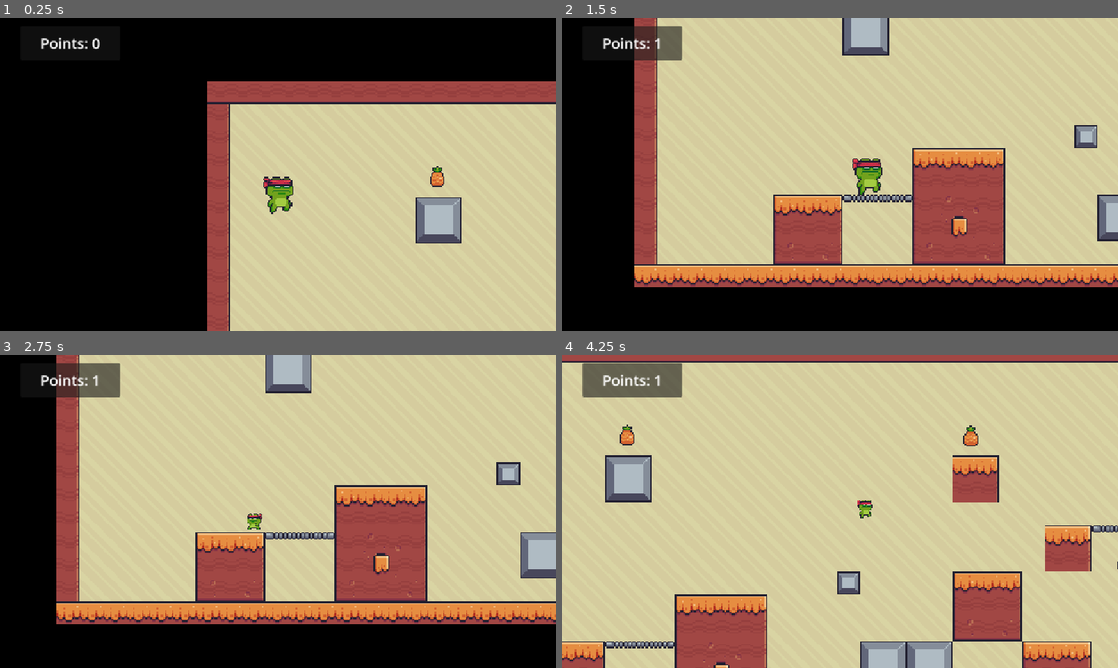
Above: before the commit, frames 1-4 (two rows, left to right).
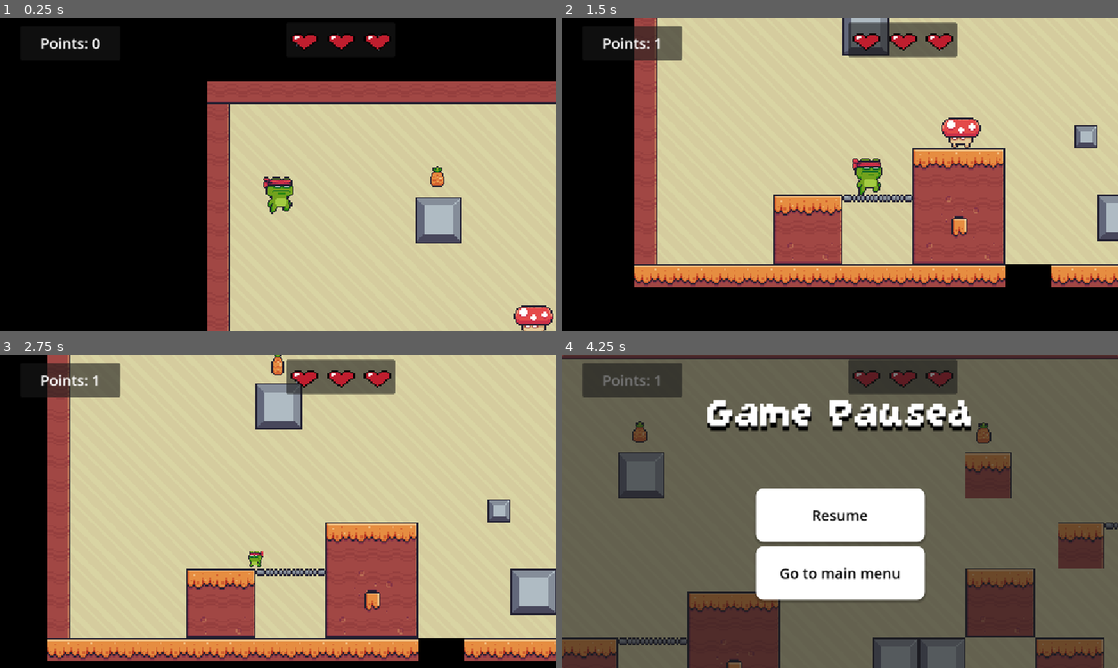
Above: after the commit, the same moments.

Repository: Nourcova/GDC_final_project
Game: Godot game, scene res://scenes/levels/Level_2.tscn
Two runs of this game, one before a commit and one after it. Both use one fixed random seed, a clock stepped at 60 frames per second and the inputs below. This scene is started directly instead of the project's main scene.
Inputs:
- Up to frame 1 (0.25 s): no input
- Up to frame 2 (1.5 s): hold Ctrl 0.53-1.28 s; hold Right (ui_right) from 0.53 s (still down); tap Keypad Enter (ui_accept) at 0.77 s; tap Ctrl at 1.35 s
- Up to frame 3 (2.75 s): tap Keypad Enter (ui_accept) at 1.52 s; release Right (ui_right) at 2.03 s; hold Left (ui_left) from 2.03 s (still down); hold Ctrl from 2.03 s (still down)
- Up to frame 4 (4.25 s): release Left (ui_left) at 2.78 s; release Ctrl at 2.78 s; hold Right (ui_right) from 2.78 s (still down); tap Ctrl at 2.85 s; tap Keypad Enter (ui_accept) at 3.02, 3.77 s; hold Ctrl from 3.53 s (still down); tap Escape (pause) at 4.15 s

The runs differ from the first frame. In frame 1, 0.8% of the frame differs, in the area x 52-100%, y 4-100%; in frame 2, 3.2%; in frame 3, 33%; in frame 4, 100%, in the area x 0-100%, y 0-100%.

Commit message:
add game manager to level 2

Diff:
--- a/scenes/levels/Level_1.tscn
+++ b/scenes/levels/Level_1.tscn
@@ -6,7 +6,6 @@
 [ext_resource type="Texture2D" uid="uid://duwb0pjbufd6q" path="res://assets/terrain/Terrain (16x16).png" id="2_sugp2"]
 [ext_resource type="PackedScene" uid="uid://dvgnytrsbmi7n" path="res://scenes/game_objects/main_character.tscn" id="3_sugp2"]
 [ext_resource type="Texture2D" uid="uid://ci10r4t4y36o1" path="res://assets/PineForestParallax/MorningLayer2.png" id="3_vx33d"]
-[ext_resource type="Script" uid="uid://2xyqjxrvqv1o" path="res://scripts/main_character.gd" id="4_jyhfs"]
 [ext_resource type="PackedScene" uid="uid://bxmuuwhu6jroy" path="res://scenes/game_objects/collectable.tscn" id="5_tbgi4"]
 [ext_resource type="Script" uid="uid://ddirr3btkqoxa" path="res://scripts/game_manager.gd" id="6_tefeu"]
 [ext_resource type="PackedScene" uid="uid://bkyc44rdexjqt" path="res://scenes/levels/Level_2.tscn" id="7_bmqp6"]
@@ -300,7 +299,6 @@
 
 [node name="CharacterBody2D" parent="Scene Objects" instance=ExtResource("3_sugp2")]
 position = Vector2(118, 9)
-script = ExtResource("4_jyhfs")
 
 [node name="Camera2D" type="Camera2D" parent="Scene Objects/CharacterBody2D"]
 position = Vector2(27, 32)
--- a/scenes/levels/Level_2.tscn
+++ b/scenes/levels/Level_2.tscn
@@ -1,13 +1,17 @@
-[gd_scene load_steps=11 format=3 uid="uid://bkyc44rdexjqt"]
+[gd_scene load_steps=20 format=3 uid="uid://bkyc44rdexjqt"]
 
 [ext_resource type="Texture2D" uid="uid://d0vhih08cvbjk" path="res://assets/backgrounds/Yellow.png" id="1_wl4sj"]
 [ext_resource type="Texture2D" uid="uid://duwb0pjbufd6q" path="res://assets/terrain/Terrain (16x16).png" id="2_at62m"]
 [ext_resource type="PackedScene" uid="uid://dvgnytrsbmi7n" path="res://scenes/game_objects/main_character.tscn" id="3_0qfqs"]
-[ext_resource type="Script" uid="uid://2xyqjxrvqv1o" path="res://scripts/main_character.gd" id="4_3v32c"]
 [ext_resource type="PackedScene" uid="uid://33s7v4a08dm" path="res://scenes/game_objects/finish.tscn" id="6_if06q"]
 [ext_resource type="PackedScene" uid="uid://d4cclygq1ukwn" path="res://scenes/menu/main_menu.tscn" id="7_at62m"]
 [ext_resource type="PackedScene" uid="uid://b6l3i48hj6ihb" path="res://scenes/game_objects/collectable_pineapple.tscn" id="7_knhd3"]
+[ext_resource type="PackedScene" uid="uid://bo3pl0xhk6rkr" path="res://scenes/game_objects/enemy.tscn" id="7_oig5m"]
 [ext_resource type="Script" uid="uid://ddirr3btkqoxa" path="res://scripts/game_manager.gd" id="7_sx87u"]
+[ext_resource type="Script" uid="uid://dmsr6re5jl88q" path="res://scripts/fall_area.gd" id="8_0e0np"]
+[ext_resource type="Texture2D" uid="uid://bm8afnws5xkoi" path="res://assets/game_elements/8bit-heart.png" id="8_5ftci"]
+[ext_resource type="Script" uid="uid://cand7hbefu1n3" path="res://scripts/pause.gd" id="9_oig5m"]
+[ext_resource type="FontFile" uid="uid://dmdpjdqofcct6" path="res://assets/fonts/GrapeSoda.ttf" id="10_0e0np"]
 
 [sub_resource type="TileSetAtlasSource" id="TileSetAtlasSource_tbgi4"]
 texture = ExtResource("2_at62m")
@@ -220,6 +224,40 @@
 physics_layer_0/collision_layer = 1
 sources/0 = SubResource("TileSetAtlasSource_tbgi4")
 
+[sub_resource type="WorldBoundaryShape2D" id="WorldBoundaryShape2D_td0a5"]
+
+[sub_resource type="StyleBoxEmpty" id="StyleBoxEmpty_td0a5"]
+
+[sub_resource type="StyleBoxFlat" id="StyleBoxFlat_lg5ti"]
+bg_color = Color(0.74978, 0.74978, 0.74978, 1)
+corner_radius_top_left = 16
+corner_radius_top_right = 16
+corner_radius_bottom_right = 16
+corner_radius_bottom_left = 16
+shadow_color = Color(0, 0, 0, 0.227451)
+shadow_size = 5
+shadow_offset = Vector2(0, 3.5)
+
+[sub_resource type="StyleBoxFlat" id="StyleBoxFlat_lwlo0"]
+bg_color = Color(0.644663, 0.644663, 0.644663, 1)
+corner_radius_top_left = 16
+corner_radius_top_right = 16
+corner_radius_bottom_right = 16
+corner_radius_bottom_left = 16
+shadow_color = Color(0, 0, 0, 0.227451)
+shadow_size = 5
+shadow_offset = Vector2(0, 3.5)
+
+[sub_resource type="StyleBoxFlat" id="StyleBoxFlat_3g18r"]
+bg_color = Color(1, 1, 1, 1)
+corner_radius_top_left = 16
+corner_radius_top_right = 16
+corner_radius_bottom_right = 16
+corner_radius_bottom_left = 16
+shadow_color = Color(0, 0, 0, 0.227451)
+shadow_size = 5
+shadow_offset = Vector2(0, 3.5)
+
 [node name="Node" type="Node"]
 
 [node name="Scene Objects" type="Node" parent="."]
@@ -242,11 +280,10 @@
 scale = Vector2(3, 3)
 tile_set = SubResource("TileSet_0wfyh")
 format = 2
-layer_0/tile_data = PackedInt32Array(-65536, 524288, 5, 0, 5 …(1759 unchanged characters)… 374, 458752, 4, 655375, 458752, 4, 655376, 458752, 4, 655377, 458752, 4, 655378, 458752, 4, 655379, 458752, 4, 655380, 458752, 4, 655381, 458752, 4, 655382, 458752, 4, 655383, 458752, 4, 655384, 458752, 4, 655385, 458752, 4, 655386, 458752, 4, 655387, 458752, 4, 655388, 458752, 4, 655389, 458752, 4, 655390, 458752, 4, 655391, 458752, 4, 655392, 458752, 4, 655393, 458752, 4, 655394, 393216, 5, 655395, 458752, 5, 655396, 524288, 5, 655397, 458752, 4, 655398, 458752, 4, 655399, 458752, 4, 655400, 458752, 4, 655401, 458752, 4, 655402, 458752, 4, 655403, 458752, 4, 655404, 458752, 4, 655405, 458752, 4, 655406, 458752, 4, 655407, 458752, 4, 655408, 458752, 4, 655409, 458752, 4, 655410, 458752, 4, 655411,  …(2190 unchanged characters)…
+layer_0/tile_data = PackedInt32Array(-65536, 524288, 5, 0, 5 …(1759 unchanged characters)… 374, 458752, 4, 655375, 458752, 4, 655378, 458752, 4, 655379, 458752, 4, 655380, 458752, 4, 655381, 458752, 4, 655382, 458752, 4, 655383, 458752, 4, 655384, 458752, 4, 655385, 458752, 4, 655386, 458752, 4, 655387, 458752, 4, 655388, 458752, 4, 655389, 458752, 4, 655390, 458752, 4, 655391, 458752, 4, 655392, 458752, 4, 655393, 458752, 4, 655394, 393216, 5, 655395, 458752, 5, 655396, 524288, 5, 655400, 458752, 4, 655401, 458752, 4, 655402, 458752, 4, 655403, 458752, 4, 655404, 458752, 4, 655405, 458752, 4, 655406, 458752, 4, 655407, 458752, 4, 655410, 458752, 4, 655411,  …(2190 unchanged characters)…
 
 [node name="CharacterBody2D" parent="Scene Objects" instance=ExtResource("3_0qfqs")]
 position = Vector2(118, 9)
-script = ExtResource("4_3v32c")
 
 [node name="Camera2D" type="Camera2D" parent="Scene Objects/CharacterBody2D"]
 position = Vector2(27, 32)
@@ -280,9 +317,26 @@
 position = Vector2(2447, 574)
 target_level = ExtResource("7_at62m")
 
-[node name="GameManager" type="Node" parent="."]
+[node name="Enemy" parent="Scene Objects" instance=ExtResource("7_oig5m")]
+position = Vector2(639, 389)
+
+[node name="Enemy2" parent="Scene Objects" instance=ExtResource("7_oig5m")]
+position = Vector2(1815, 102)
+
+[node name="Enemy3" parent="Scene Objects" instance=ExtResource("7_oig5m")]
+position = Vector2(2119, 625)
+
+[node name="Area2D" type="Area2D" parent="Scene Objects"]
+position = Vector2(474, 679)
+script = ExtResource("8_0e0np")
+
+[node name="CollisionShape2D" type="CollisionShape2D" parent="Scene Objects/Area2D"]
+shape = SubResource("WorldBoundaryShape2D_td0a5")
+
+[node name="GameManager" type="Node" parent="." node_paths=PackedStringArray("hearts")]
 unique_name_in_owner = true
 script = ExtResource("7_sx87u")
+hearts = [NodePath("../UI/Hearts/HBoxContainer/Heart"), NodePath("../UI/Hearts/HBoxContainer/Heart2"), NodePath("../UI/Hearts/HBoxContainer/Heart3")]
 
 [node name="UI" type="CanvasLayer" parent="."]
 
@@ -309,3 +363,127 @@
 text = "Points: 0"
 horizontal_alignment = 1
 vertical_alignment = 1
+
+[node name="Hearts" type="Panel" parent="UI"]
+anchors_preset = 5
+anchor_left = 0.5
+anchor_right = 0.5
+offset_left = 17.0
+offset_top = 9.0
+offset_right = 242.0
+offset_bottom = 80.0
+grow_horizontal = 2
+
+[node name="HBoxContainer" type="HBoxContainer" parent="UI/Hearts"]
+layout_mode = 1
+anchors_preset = 8
+anchor_left = 0.5
+anchor_top = 0.5
+anchor_right = 0.5
+anchor_bottom = 0.5
+offset_left = -112.0
+offset_top = -36.0
+offset_right = 112.0
+offset_bottom = 36.0
+grow_horizontal = 2
+grow_vertical = 2
+alignment = 1
+
+[node name="Heart" type="TextureRect" parent="UI/Hearts/HBoxContainer"]
+texture_filter = 1
+layout_mode = 2
+texture = ExtResource("8_5ftci")
+expand_mode = 2
+
+[node name="Heart2" type="TextureRect" parent="UI/Hearts/HBoxContainer"]
+texture_filter = 1
+layout_mode = 2
+texture = ExtResource("8_5ftci")
+expand_mode = 2
+
+[node name="Heart3" type="TextureRect" parent="UI/Hearts/HBoxContainer"]
+texture_filter = 1
+layout_mode = 2
+texture = ExtResource("8_5ftci")
+expand_mode = 2
+
+[node name="Pause" type="Node" parent="UI"]
+script = ExtResource("9_oig5m")
+
+[node name="Pause_panel" type="Panel" parent="UI/Pause"]
+unique_name_in_owner = true
+visible = false
+anchors_preset = 15
+anchor_right = 1.0
+anchor_bottom = 1.0
+grow_horizontal = 2
+grow_vertical = 2
+
+[node name="MainButtons" type="VBoxContainer" parent="UI/Pause/Pause_panel"]
+layout_mode = 1
+anchors_preset = -1
+anchor_left = 0.5
+anchor_top = 0.603
+anchor_right = 0.5
+anchor_bottom = 0.603
+offset_left = -175.0
+offset_top = -115.744
+offset_right = 175.0
+offset_bottom = 115.256
+grow_horizontal = 2
+grow_vertical = 2
+theme_override_constants/separation = 9
+
+[node name="Resume" type="Button" parent="UI/Pause/Pause_panel/MainButtons"]
+process_mode = 3
+layout_mode = 2
+size_flags_vertical = 3
+theme_override_colors/font_hover_color = Color(0, 0, 0, 1)
+theme_override_colors/font_color = Color(0, 0, 0, 1)
+theme_override_colors/font_focus_color = Color(0, 0, 0, 1)
+theme_override_colors/font_pressed_color = Color(0, 0, 0, 1)
+theme_override_font_sizes/font_size = 30
+theme_override_styles/focus = SubResource("StyleBoxEmpty_td0a5")
+theme_override_styles/hover = SubResource("StyleBoxFlat_lg5ti")
+theme_override_styles/pressed = SubResource("StyleBoxFlat_lwlo0")
+theme_override_styles/normal = SubResource("StyleBoxFlat_3g18r")
+text = "Resume"
+
+[node name="Menu" type="Button" parent="UI/Pause/Pause_panel/MainButtons"]
+process_mode = 3
+layout_mode = 2
+size_flags_vertical = 3
+theme_override_colors/font_hover_color = Color(0, 0, 0, 1)
+theme_override_colors/font_color = Color(0, 0, 0, 1)
+theme_override_colors/font_focus_color = Color(0, 0, 0, 1)
+theme_override_colors/font_pressed_color = Color(0, 0, 0, 1)
+theme_override_font_sizes/font_size = 30
+theme_override_styles/focus = SubResource("StyleBoxEmpty_td0a5")
+theme_override_styles/hover = SubResource("StyleBoxFlat_lg5ti")
+theme_override_styles/pressed = SubResource("StyleBoxFlat_lwlo0")
+theme_override_styles/normal = SubResource("StyleBoxFlat_3g18r")
+text = "Go to main menu"
+
+[node name="Label" type="Label" parent="UI/Pause/Pause_panel"]
+layout_mode = 1
+anchors_preset = -1
+anchor_left = 0.5
+anchor_top = 0.173
+anchor_right = 0.5
+anchor_bottom = 0.173
+offset_left = -153.5
+offset_top = -44.104
+offset_right = 153.5
+offset_bottom = 23.896
+grow_horizontal = 2
+theme_override_colors/font_shadow_color = Color(0, 0, 0, 1)
+theme_override_constants/shadow_offset_y = 10
+theme_override_fonts/font = ExtResource("10_0e0np")
+theme_override_font_sizes/font_size = 104
+text = "Game Paused"
+horizontal_alignment = 1
+vertical_alignment = 1
+
+[connection signal="body_entered" from="Scene Objects/Area2D" to="Scene Objects/Area2D" method="_on_body_entered"]
+[connection signal="pressed" from="UI/Pause/Pause_panel/MainButtons/Resume" to="UI/Pause" method="_on_resume_pressed"]
+[connection signal="pressed" from="UI/Pause/Pause_panel/MainButtons/Menu" to="UI/Pause" method="_on_menu_pressed"]
Not shown: 1 places in scenes/levels/Level_1.tscn that only renumber resources
